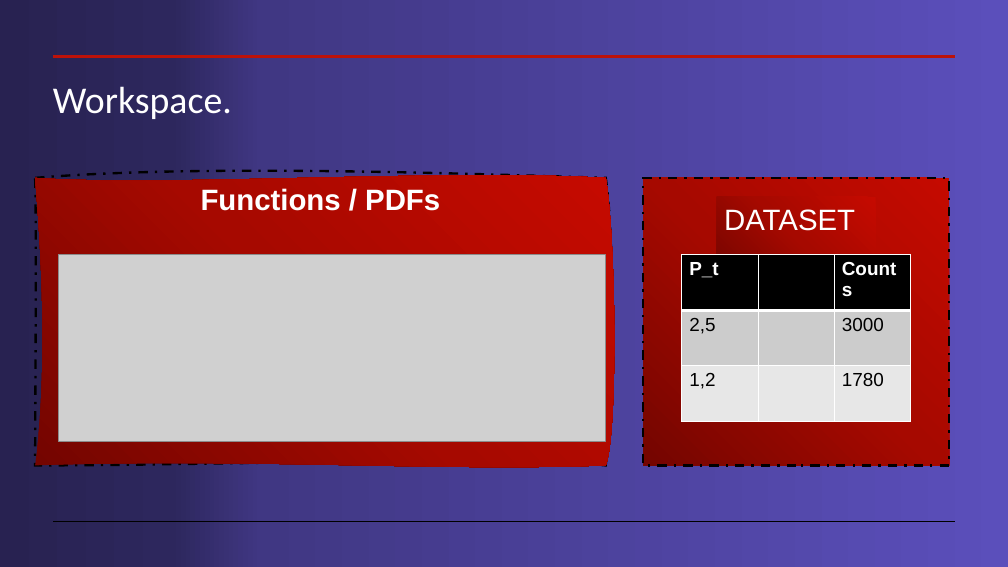
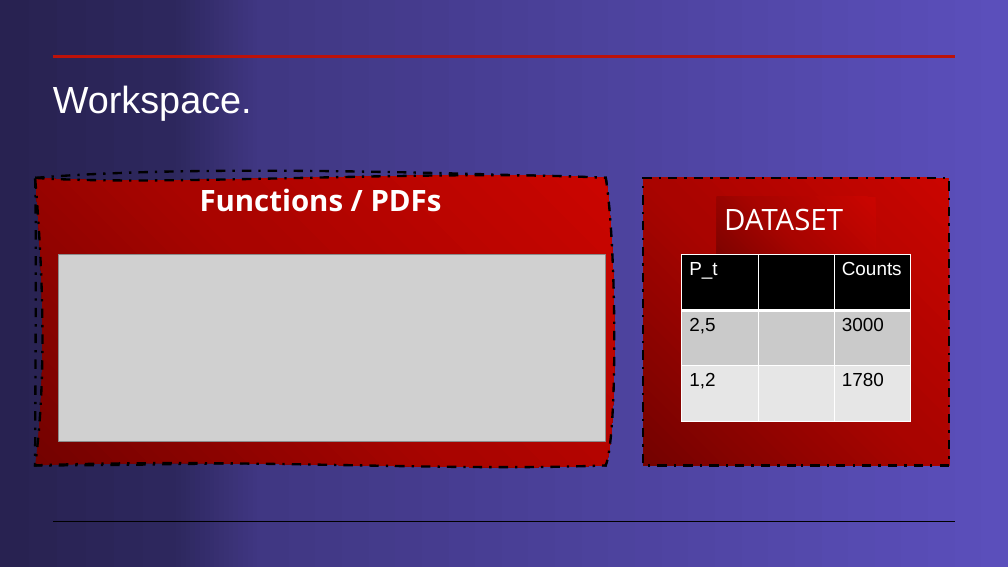
Before and after one commit to cdavidgutierrez/ProyectoFinal_CERN_ROOT, a slide deck: slide 2 of Workspaces en root.pptx. Drawn at 1008x567 pixels with LibreOffice and Linux fonts; fonts in the diff are those of the drawing; grey boxes stand for pictures. Boxes give left, top, right and bottom in pixels: in the first picture for what was removed or moved away, otherwise in the second. Text is boxed around its words. In the diff, an @@ line names an element or a change of style, - is before the commit and + after.

```diff
--- a/Workspaces en root.pptx
+++ b/Workspaces en root.pptx
@@ title "Workspace." at (x1=53, y1=85, x2=252, y2=120): font Calibri to Arial @@
@@ freeform shape "Functions / PDFs" at (x1=36, y1=178, x2=606, y2=465): font Arial to Open Sans; fill gradient #750600 to #A70800 to #C60A00 to gradient #740200 to #A90400 to #CA0500; outline redrawn @@
@@ rectangle at (x1=644, y1=178, x2=950, y2=465): fill gradient #750600 to #A70800 to #C60A00 to gradient #740200 to #A90400 to #CA0500 @@
@@ rectangle "DATASET" at (x1=717, y1=197, x2=876, y2=278): font Arial to Open Sans; fill gradient #750600 to #A70800 to #C60A00 to gradient #740200 to #A90400 to #CA0500 @@
@@ table at (x1=682, y1=255, x2=911, y2=503) @@
@@ fill #CCCCCC to #CACACA in row 2 @@
@@ fill #E7E7E7 to #E6E6E6 in row 3 @@
```
Also in this commit, not shown: 15 other slides changed, 10 slides added, 6 slides removed, 4 other files.
